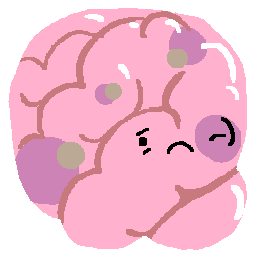
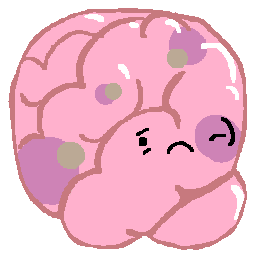
Layer changes from the first 256px x 256px image to the second:
added layer "Camada 15" above "Camada 11" over [8, 8, 247, 250]
